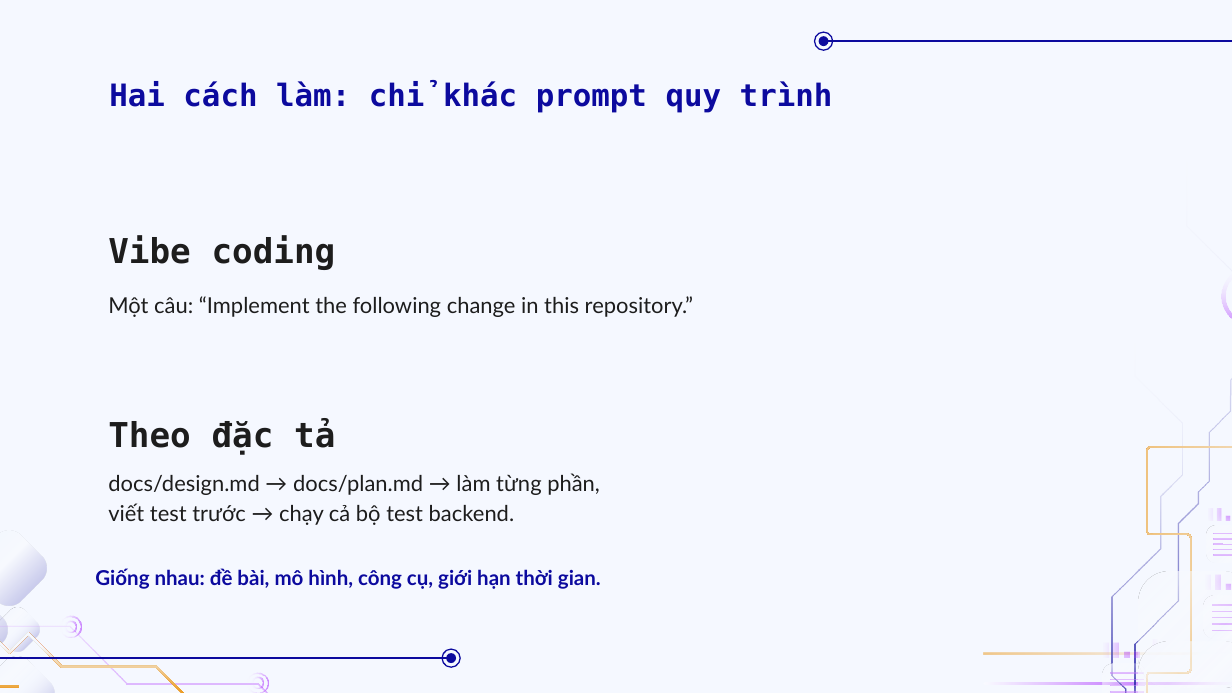
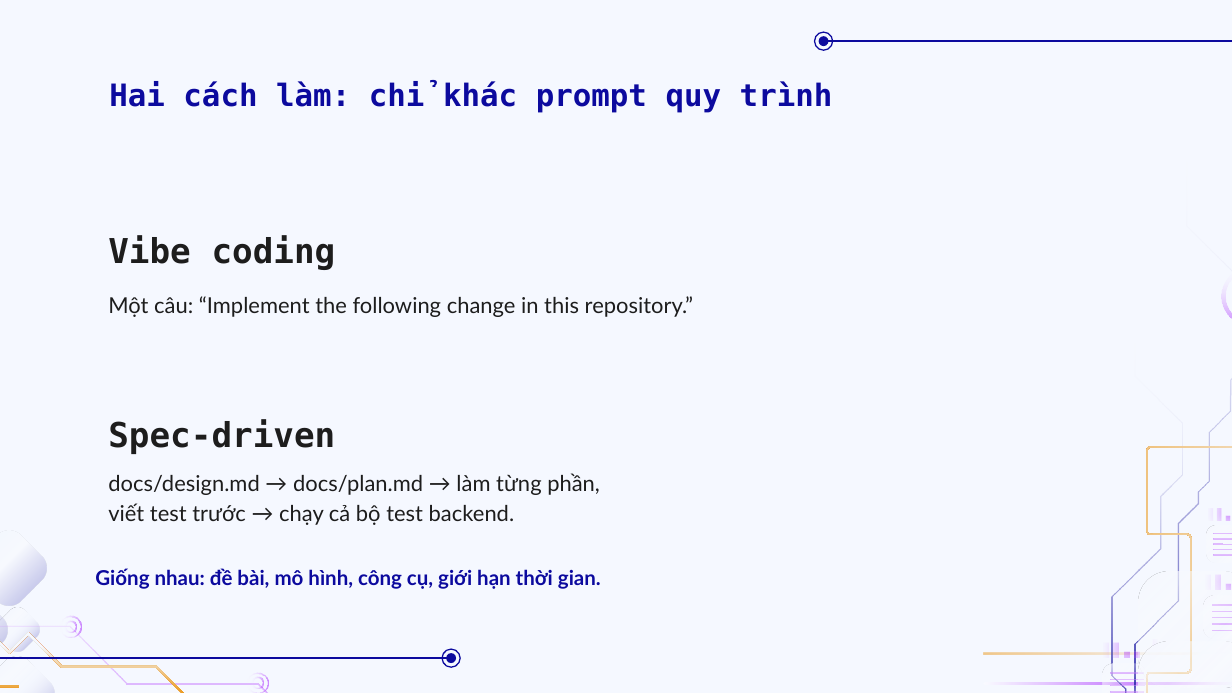
Before and after one commit to doanan293/vipharmind-ai-sdlc-study, a slide deck: slide 9 of docs/presentation/vipharmind-slides.pptx. Drawn at 1232x693 pixels with LibreOffice and Linux fonts; fonts in the diff are those of the drawing; background and template pictures are left out. Boxes give left, top, right and bottom in pixels: in the first picture for what was removed or moved away, otherwise in the second. Text is boxed around its words. In the diff, an @@ line names an element or a change of style, - is before the commit and + after.

```diff
--- a/docs/presentation/vipharmind-slides.pptx
+++ b/docs/presentation/vipharmind-slides.pptx
@@ text at <box>108,420,335,454</box>: text changed @@
-Theo đặc tả
+Spec-driven
```
Also in this commit, not shown: 15 other slides changed, 3 other files.
